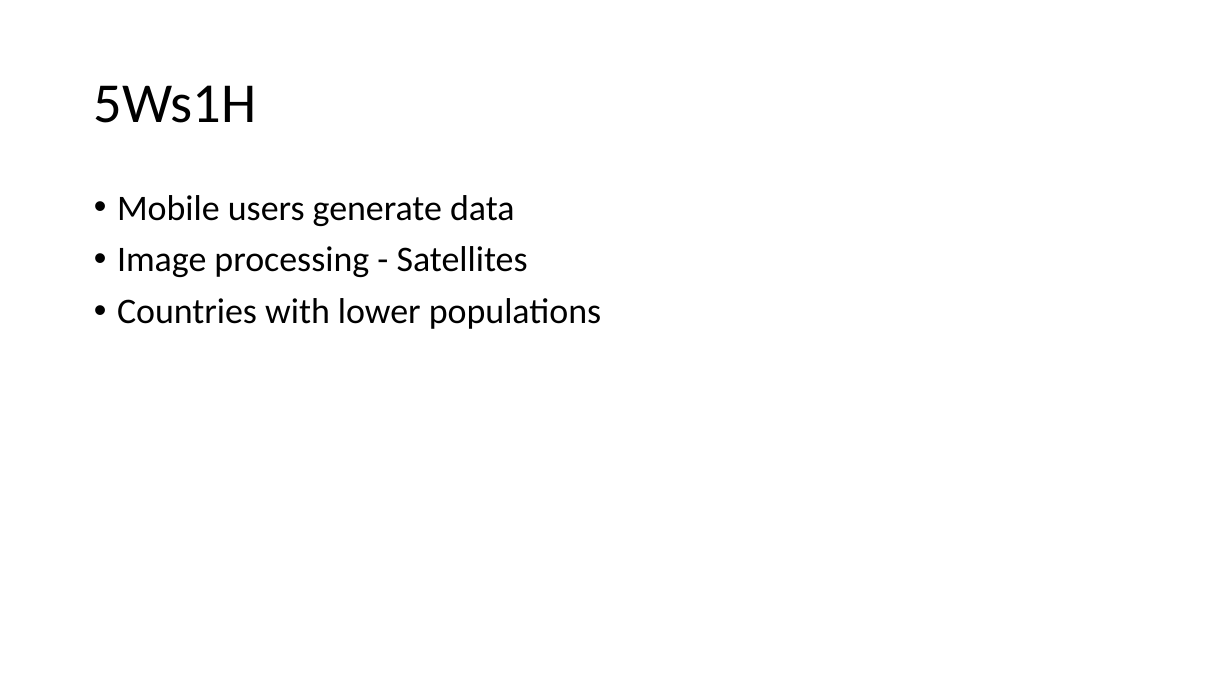
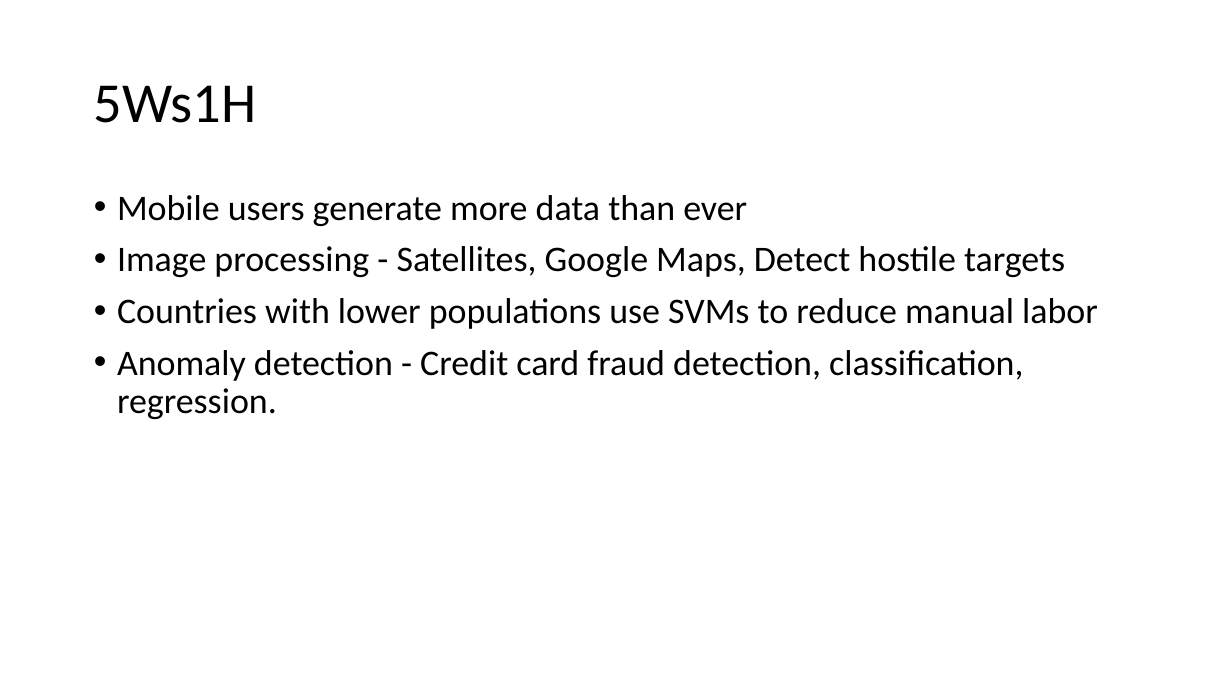
Before and after one commit to devssh/svm, a slide deck: slide 6 of SVM.pptx (slide 5 before the commit). Drawn at 1232x693 pixels with LibreOffice and Linux fonts; fonts in the diff are those of the drawing. Boxes give left, top, right and bottom in pixels: in the first picture for what was removed or moved away, otherwise in the second. Text is boxed around its words. In the diff, an @@ line names an element or a change of style, - is before the commit and + after.

```diff
--- a/SVM.pptx
+++ b/SVM.pptx
@@ text at (117,195,1098,419): text changed @@
-• Mobile users generate data
-• Image processing - Satellites
-• Countries with lower populations
+• Mobile users generate more data than ever
+• Image processing - Satellites, Google Maps, Detect hostile targets
+• Countries with lower populations use SVMs to reduce manual labor
+• Anomaly detection - Credit card fraud detection, classification, regression.
```
Also in this commit, not shown: 4 other slides changed, 2 slides added, 2 other files.
